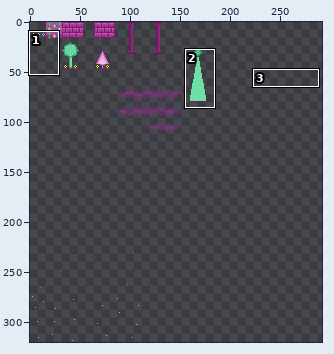
Two states of a sprite sheet, map/tilesheet.png. Above, an overview of the earlier version with the close-up marked.
Close-up. Old version:
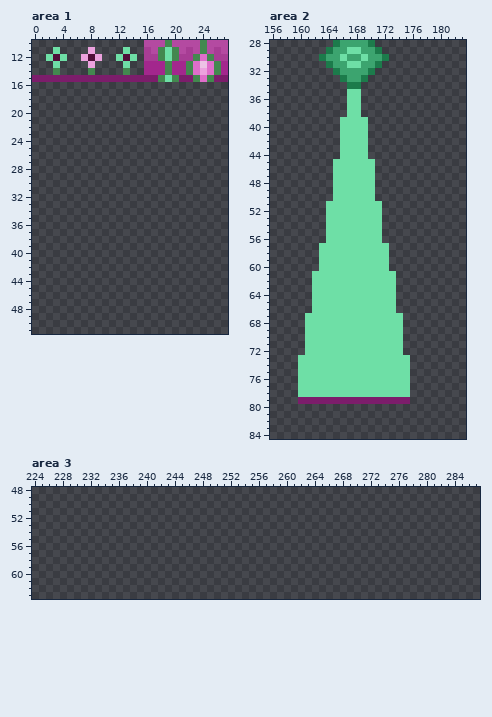
The file is 320x320 pixels. Pixels under 10% opacity are left out. Colours within 5 levels of each other are drawn and written as one. Shown: area 1: x 0..27, y 10..51; area 2: x 156..183, y 28..84; area 3: x 224..287, y 48..63. The wide view leaves out empty margins. The commit also changed other parts of the picture, which this record leaves out.
Now the later version:
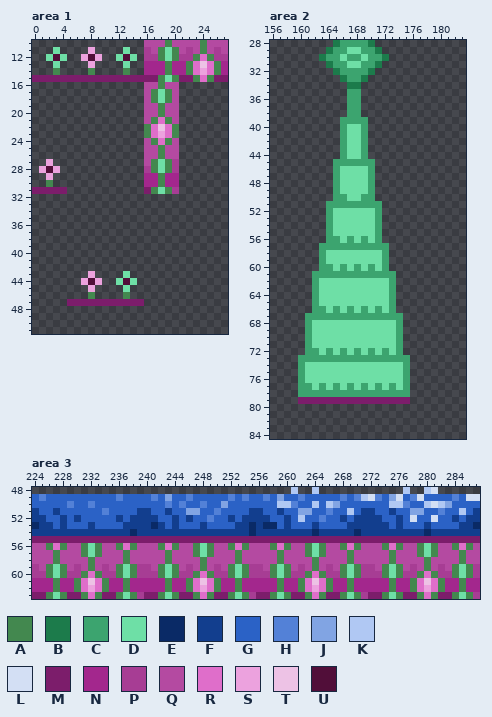
Palette (. is transparent): A #43884f  B #1c7b4b  C #3ca46f  D #6edfa6  E #0a2a66  F #123e8e  G #2b62c6  H #5381d7  J #81a4e3  K #b0c8f3  L #d3dff4  M #7c1d6b  N #a3278d  P #a73d94  Q #b44aa1  R #df6eca  S #eca2de  T #edc2e5  U #510e39
The exact change:
--- area 1
@@ x 0..27 @@
 15 MMMMMMMMMMMMMMMMMMADAMMARAMM
-16 ............................
-17 ............................
-18 ............................
-19 ............................
-20 ............................
-21 ............................
-22 ............................
-23 ............................
-24 ............................
-25 ............................
-26 ............................
-27 ............................
-28 ............................
-29 ............................
-30 ............................
-31 ............................
+16 ................QQAQQ.......
+17 ................QADAQ.......
+18 ................QADAQ.......
+19 ................QQAQQ.......
+20 ................QQAQQ.......
+21 ................QARAQ.......
+22 ................ARTRA.......
+23 ................ARSRA.......
+24 ................QARAQ.......
+25 ................QQAQQ.......
+26 ................QQAQQ.......
+27 ..S.............QADAP.......
+28 .SUS............PADAP.......
+29 ..S.............NNANN.......
+30 ..A.............NNANN.......
+31 MMMMM...........MADAP.......
 32 ............................
@@ x 3..17 @@
 42 ...............
-43 ...............
-44 ...............
-45 ...............
-46 ...............
-47 ...............
+43 .....S....D....
+44 ....SUS..DUD...
+45 .....S....D....
+46 .....A....A....
+47 ..MMMMMMMMMMM..
 48 ...............
--- area 2
@@ x 156..183 @@
 34 ...........BB...............
-35 ...........DD...............
-36 ...........DD...............
-37 ...........DD...............
-38 ...........DD...............
-39 ..........DDDD..............
-40 ..........DDDD..............
-41 ..........DDDD..............
-42 ..........DDDD..............
-43 ..........DDDD..............
-44 ..........DDDD..............
-45 .........DDDDDD.............
-46 .........DDDDDD.............
-47 .........DDDDDD.............
-48 .........DDDDDD.............
-49 .........DDDDDD.............
-50 .........DDDDDD.............
-51 ........DDDDDDDD............
-52 ........DDDDDDDD............
-53 ........DDDDDDDD............
-54 ........DDDDDDDD............
-55 ........DDDDDDDD............
-56 ........DDDDDDDD............
-57 .......DDDDDDDDDD...........
-58 .......DDDDDDDDDD...........
-59 .......DDDDDDDDDD...........
-60 .......DDDDDDDDDD...........
-61 ......DDDDDDDDDDDD..........
-62 ......DDDDDDDDDDDD..........
-63 ......DDDDDDDDDDDD..........
-64 ......DDDDDDDDDDDD..........
-65 ......DDDDDDDDDDDD..........
-66 ......DDDDDDDDDDDD..........
-67 .....DDDDDDDDDDDDDD.........
-68 .....DDDDDDDDDDDDDD.........
-69 .....DDDDDDDDDDDDDD.........
-70 .....DDDDDDDDDDDDDD.........
-71 .....DDDDDDDDDDDDDD.........
-72 .....DDDDDDDDDDDDDD.........
-73 ....DDDDDDDDDDDDDDDD........
-74 ....DDDDDDDDDDDDDDDD........
-75 ....DDDDDDDDDDDDDDDD........
-76 ....DDDDDDDDDDDDDDDD........
-77 ....DDDDDDDDDDDDDDDD........
-78 ....DDDDDDDDDDDDDDDD........
+35 ...........CC...............
+36 ...........CC...............
+37 ...........CC...............
+38 ...........CC...............
+39 ..........CCCC..............
+40 ..........CDDC..............
+41 ..........CDDC..............
+42 ..........CDDC..............
+43 ..........CDDC..............
+44 ..........CDDC..............
+45 .........CCCCCC.............
+46 .........CDDDDC.............
+47 .........CDDDDC.............
+48 .........CDDDDC.............
+49 .........CDDDDC.............
+50 .........CCDDCC.............
+51 ........CCCCCCCC............
+52 ........CDDDDDDC............
+53 ........CDDDDDDC............
+54 ........CDDDDDDC............
+55 ........CDDDDDDC............
+56 ........CCDCDCDC............
+57 .......CCCCCCCCCC...........
+58 .......CDDDDDDDDC...........
+59 .......CDDDDDDDDC...........
+60 .......CCDCDCDCDC...........
+61 ......CCCCCCCCCCCC..........
+62 ......CDDDDDDDDDDC..........
+63 ......CDDDDDDDDDDC..........
+64 ......CDDDDDDDDDDC..........
+65 ......CDDDDDDDDDDC..........
+66 ......CCDCDCDCDCDC..........
+67 .....CCCCCCCCCCCCCC.........
+68 .....CDDDDDDDDDDDDC.........
+69 .....CDDDDDDDDDDDDC.........
+70 .....CDDDDDDDDDDDDC.........
+71 .....CDDDDDDDDDDDDC.........
+72 .....CCDCDCDCDCDCDC.........
+73 ....CCCCCCCCCCCCCCCC........
+74 ....CDDDDDDDDDDDDDDC........
+75 ....CDDDDDDDDDDDDDDC........
+76 ....CDDDDDDDDDDDDDDC........
+77 ....CCDCDCDCDCDCDCDC........
+78 ....CCCCCCCCCCCCCCCC........
 79 ....MMMMMMMMMMMMMMMM........
--- area 3
@@ x 224..287 @@
-48 ................................................................
-49 ................................................................
-50 ................................................................
-51 ................................................................
-52 ................................................................
-53 ................................................................
-54 ................................................................
-55 ................................................................
-56 ................................................................
-57 ................................................................
-58 ................................................................
-59 ................................................................
-60 ................................................................
-61 ................................................................
-62 ................................................................
-63 ................................................................
+48 .....................................K..K............K..KL......
+49 GHGGGGGGGGGGHGGGGHGJGGHGGGGGHGHGGHGJGGHGGGGGHGHKLHGJLGHLGGGGHGLL
+50 GGGGGHGGHGGGGGGGGGGHGHGGHGGJGGGGGGGKKHGGKGKJGGGGGGGKKHGGKLKJGGGG
+51 FGGFGGGGGGHGGGGFFGGFGGJJGGHGGGGFFGGFGGJJGGHGGKGFFGGFGGJJGGHGGKGF
+52 FFGGFGFGGGGGFGFFFFGGFGFGGHGGFGFFFFGGFGKGGHGGFGFFFFGGFGLGGLGGFGFF
+53 EFFGFGGGFGGGGFFFFEFGFGGGFGGGGFFEFEEGFGGGFGGGGFFFFFFGFGGGFGGGGFFE
+54 FFFFFFFFFFFFFFEFFFFFFFFFFFFFFFFEFFFFFFFFEFFFFFEFFFFFFFFFEFFFFFFF
+55 MMMMMMMMMMMMMMMMMMMMMMMMMMMMMMMMMMMMMMMMMMMMMMMMMMMMMMMMMMMMMMMM
+56 QQARAQQADAQQARAQQQARAQQADAQQARAQQQARAQQADAQQARAQQQARAQQADAQQARAQ
+57 QQQAQQQADAQQQAQQQQQAQQQADAQQQAQQQQQAQQQADAQQQAQQQQQAQQQADAQQQAQQ
+58 QQQAQQQQAQQQQAQQQQQAQQQQAQQQQAQQQQQAQQQQAQQQQAQQQQQAQQQQAQQQQAQQ
+59 PQADAQPQAQPQADAPPQADAQPQAQPQADAPPQADAQPQAQPQADAPPQADAQPQAQPQADAP
+60 PPADAPPARAPPADAPPPADAPPARAPPADAPPPADAPPARAPPADAPPPADAPPARAPPADAP
+61 NNNANNARTRANNANNNNNANNARTRANNANNNNNANNARTRANNANNNNNANNARTRANNANN
+62 NNNANNARSRANNANNNNNANNARSRANNANNNNNANNARSRANNANNNNNANNARSRANNANN
+63 MMADAMMARAMMADAPMMADAMMARAMMADAPMMADAMMARAMMADAPMMADAMMARAMMADAP
Boxes around the changes in both close-ups, in picture pixels (x1, y1, x2, y2):
added: (144, 82, 179, 194)
added: (32, 159, 67, 194)
added: (67, 271, 144, 306)
changed: (298, 89, 410, 397)
added: (32, 487, 480, 599)
